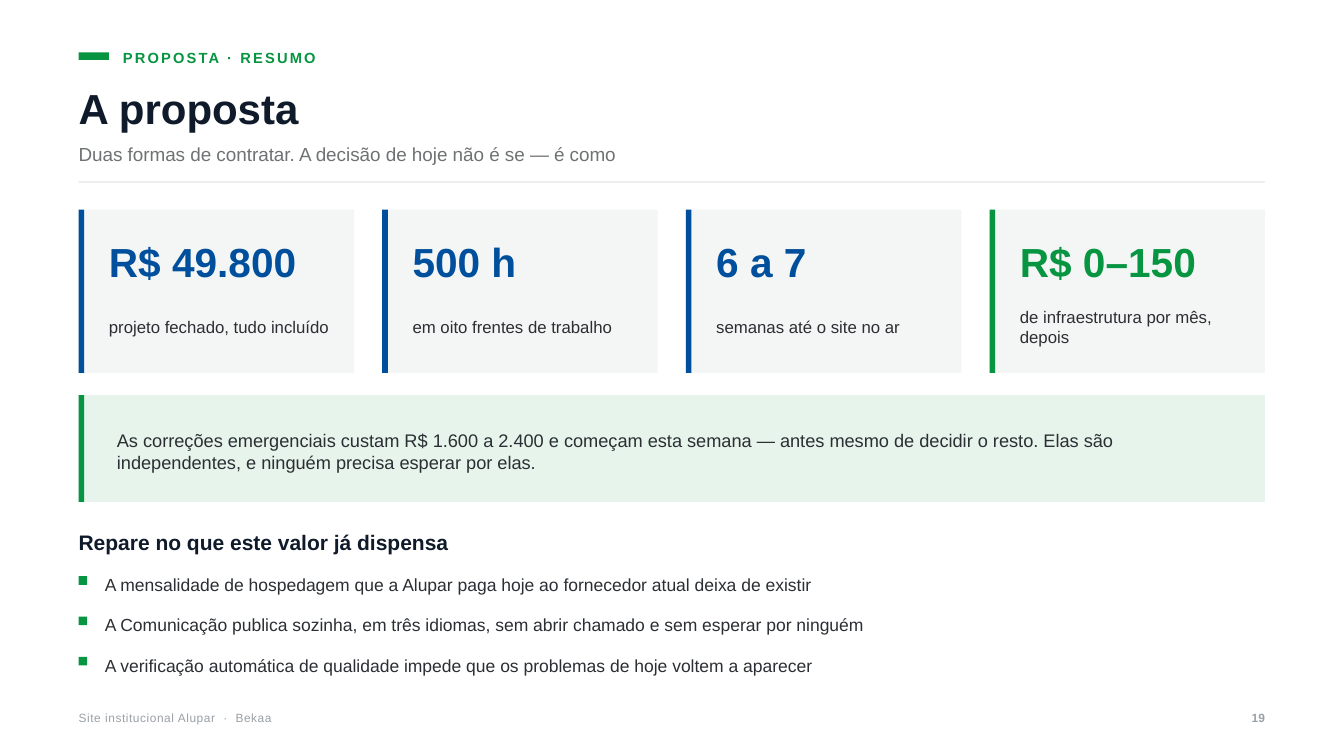
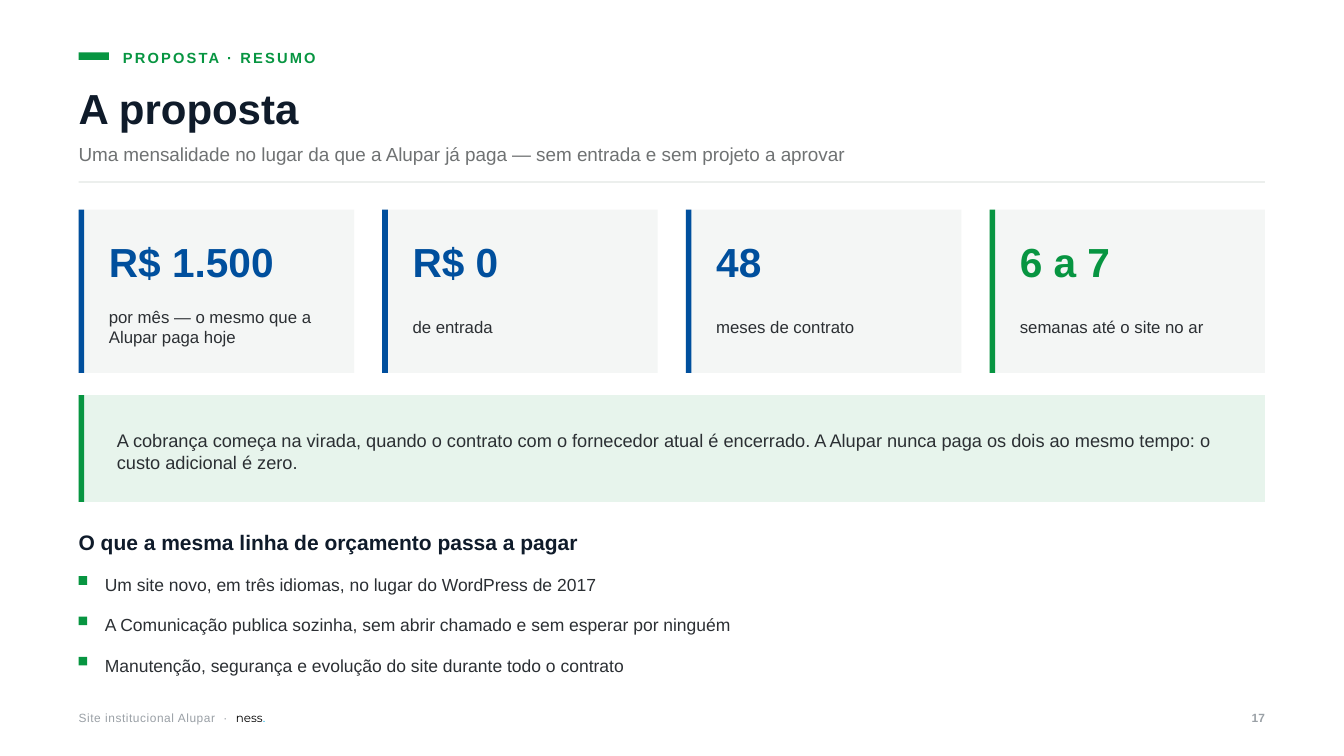
Before and after one commit to nessenergy/sitealupar, a slide deck: slide 18 of apresentacao/apresentacao-alupar.pptx (slide 20 before the commit). Drawn at 1344x756 pixels with LibreOffice and Linux fonts; fonts in the diff are those of the drawing. Boxes give left, top, right and bottom in pixels: in the first picture for what was removed or moved away, otherwise in the second. Text is boxed around its words. In the diff, an @@ line names an element or a change of style, - is before the commit and + after.

Commit message:
docs: proposta em mensalidade, só o institucional, em nome da ness.
A Alupar não tem verba de projeto e já paga R$ 1.500/mês à MZ só pelo
institucional. A proposta passa a ser essa mesma mensalidade, sem
entrada, por 48 meses, com a implantação amortizada dentro dela (D15).

- Apresentação: saem o slide de equipe, os nomes nas responsabilidades e
  as horas por frente; a parte de proposta vira resumo, cobertura,
  comparação com hoje e condições. A autoria passa a ser só da ness.
- rs, pdi e ma ficam fora: seguem hospedados pela ness. e entram depois
  por acréscimo na mensalidade.
- Dossiê, decisões e pendências atualizados: o valor da MZ sai da lista
  de pendências e entra o aviso prévio do contrato.

```diff
--- a/apresentacao/apresentacao-alupar.pptx
+++ b/apresentacao/apresentacao-alupar.pptx
@@ text at box(79, 147, 845, 165): text changed @@
-Duas formas de contratar. A decisão de hoje não é se — é como
+Uma mensalidade no lugar da que a Alupar já paga — sem entrada e sem projeto a aprovar
@@ text at box(109, 247, 274, 280): text changed @@
-R$ 49.800
+R$ 1.500
@@ text at box(413, 247, 499, 280): text changed @@
-500 h
+R$ 0
@@ text at box(716, 248, 761, 278): text changed @@
-6 a 7
+48
@@ text at box(1020, 248, 1110, 278): text changed @@
-R$ 0–150
+6 a 7
@@ text at box(109, 310, 311, 347): text changed @@
-projeto fechado, tudo incluído
+por mês — o mesmo que a Alupar paga hoje
@@ text at box(413, 321, 493, 333): text changed @@
-em oito frentes de trabalho
+de entrada
@@ text at box(716, 321, 854, 333): text changed @@
-semanas até o site no ar
+meses de contrato
@@ text at box(1020, 320, 1203, 333): text changed @@
-de infraestrutura por mês, depois
+semanas até o site no ar
@@ text at box(117, 433, 1210, 469): text changed @@
-As correções emergenciais custam R$ 1.600 a 2.400 e começam esta semana — antes mesmo de decidir o resto. Elas são independentes, e ninguém precisa esperar por elas.
+A cobrança começa na virada, quando o contrato com o fornecedor atual é encerrado. A Alupar nunca paga os dois ao mesmo tempo: o custo adicional é zero.
@@ text at box(79, 534, 577, 555): text changed @@
-Repare no que este valor já dispensa
+O que a mesma linha de orçamento passa a pagar
@@ text at box(105, 578, 596, 595): text changed @@
-A mensalidade de hospedagem que a Alupar paga hoje ao fornecedor atual deixa de existir
+Um site novo, em três idiomas, no lugar do WordPress de 2017
@@ text at box(105, 618, 730, 635): text changed @@
-A Comunicação publica sozinha, em três idiomas, sem abrir chamado e sem esperar por ninguém
+A Comunicação publica sozinha, sem abrir chamado e sem esperar por ninguém
@@ text at box(105, 659, 624, 676): text changed @@
-A verificação automática de qualidade impede que os problemas de hoje voltem a aparecer
+Manutenção, segurança e evolução do site durante todo o contrato
@@ text at box(79, 713, 265, 724): text changed @@
-Site institucional Alupar · Bekaa
+Site institucional Alupar · ness.
@@ text at box(1252, 714, 1265, 722): text changed @@
-19
+17
```
Also in this commit, not shown: 20 other slides changed, 1 slide added, 5 slides removed, 9 other files.
